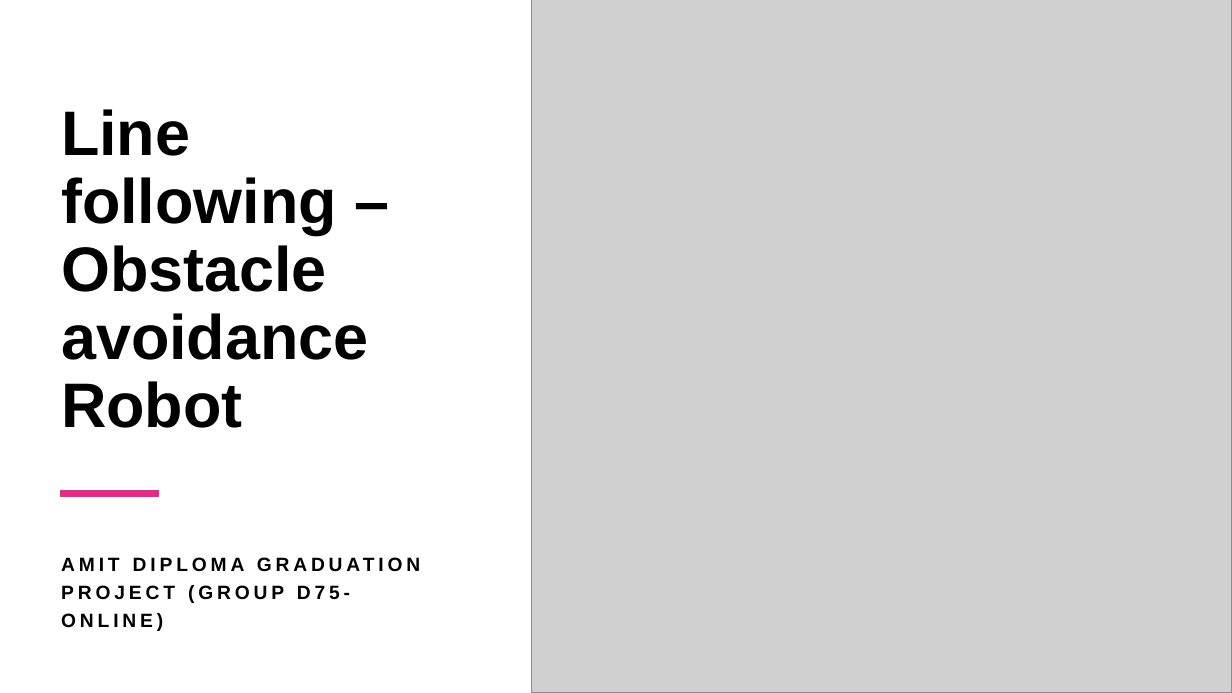
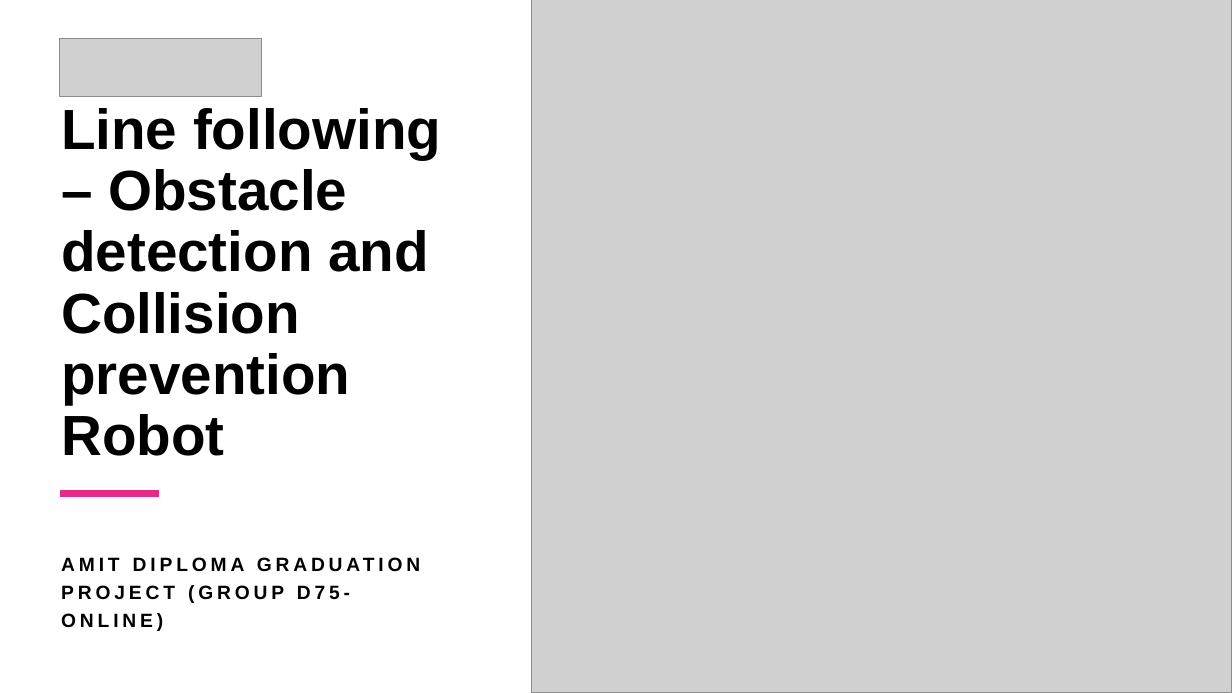
Before and after one commit to RattleBrattle/Autonomous-Line-following-Vehicle-, a slide deck: slide 1 of Project presentation.pptx. Drawn at 1232x693 pixels with LibreOffice and Linux fonts; fonts in the diff are those of the drawing; grey boxes stand for pictures. Boxes give left, top, right and bottom in pixels: in the first picture for what was removed or moved away, otherwise in the second. Text is boxed around its words. In the diff, an @@ line names an element or a change of style, - is before the commit and + after.

```diff
--- a/Project presentation.pptx
+++ b/Project presentation.pptx
@@ picture added at box(60, 39, 262, 97) @@
@@ title at box(61, 108, 441, 456): text changed; size 49 to 44.1 pt @@
-Line following – Obstacle avoidance Robot
+Line following – Obstacle detection and Collision prevention Robot
```
Also in this commit, not shown: 1 other slide changed, 1 slide added.
